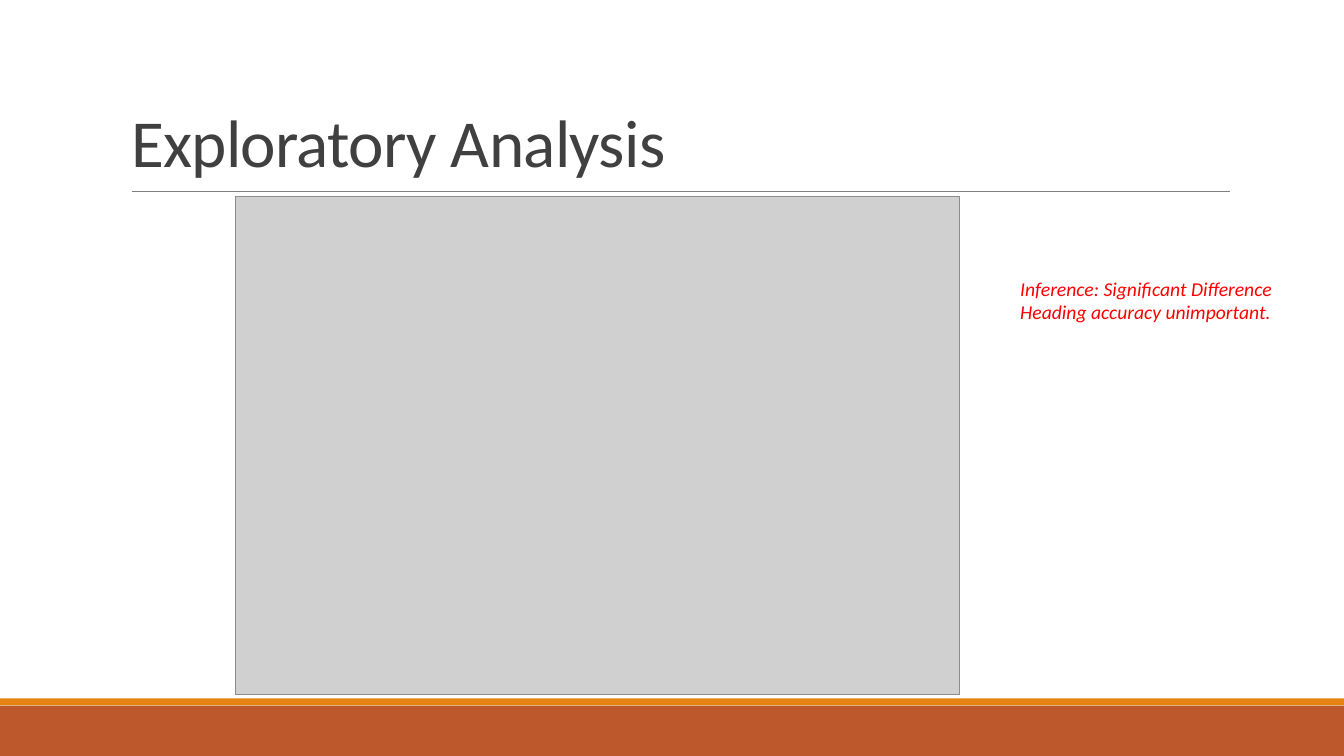
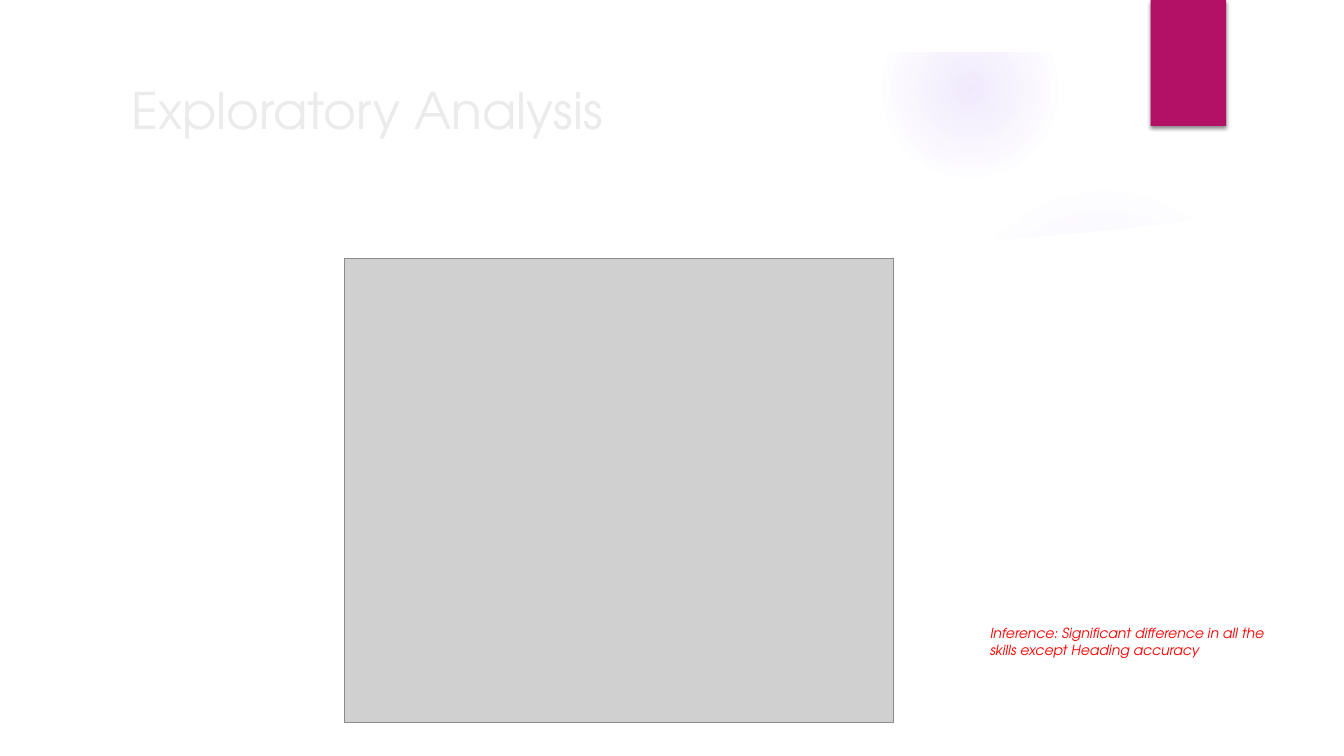
Before and after one commit to sharax/ECE_143_Group_11, a slide deck: slide 6 of ECE_143.pptx. Drawn at 1344x756 pixels with LibreOffice and Linux fonts; fonts in the diff are those of the drawing; grey boxes stand for pictures; background and template pictures are left out. Boxes give left, top, right and bottom in pixels: in the first picture for what was removed or moved away, otherwise in the second. Text is boxed around its words. In the diff, an @@ line names an element or a change of style, - is before the commit and + after.

```diff
--- a/ECE_143.pptx
+++ b/ECE_143.pptx
@@ group added at (0,0,1344,756): 5 ellipses, 3 freeform shapes @@
@@ rectangle added at (1150,0,1226,126), fill #B31166 @@
@@ title "Exploratory Analysis" at (121,31,1230,186): size 48 to 36 pt, font Calibri to TeX Gyre Adventor, text colour #404040 to #EBEBEB, letter spacing -0.5 to 0 pt; line spacing 0.85 to 1; vertical alignment bottom to middle @@
@@ line removed from (132, 192) to (1231, 192) @@
@@ picture: place and size @@
-picture at (236,197,960,695)
+picture at (345,258,894,722)
@@ text at (990,627,1264,658): text changed; size 14 to 10 pt; font Calibri to TeX Gyre Adventor @@
-Inference: Significant Difference Heading accuracy unimportant.
+Inference: Significant difference in all the skills except Heading accuracy
@@ rectangle removed at (0,706,1344,756) @@
@@ rectangle removed at (0,699,1344,706) @@
```
Also in this commit, not shown: 16 other slides changed, 1 slide added.
